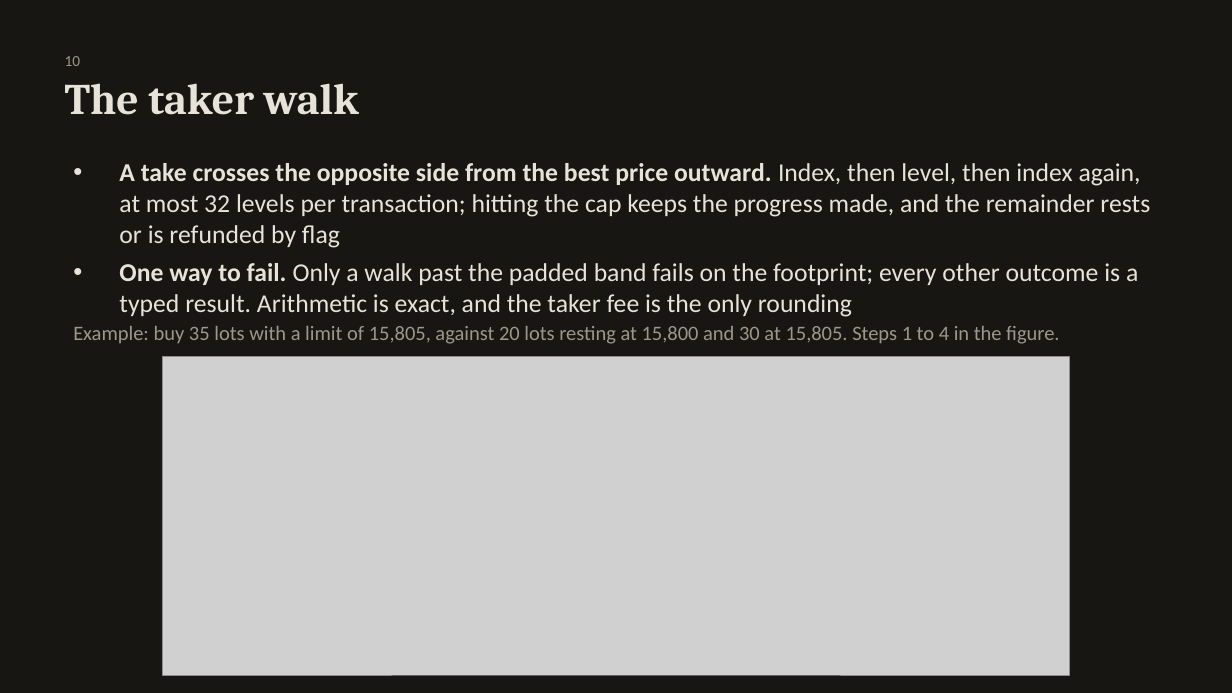
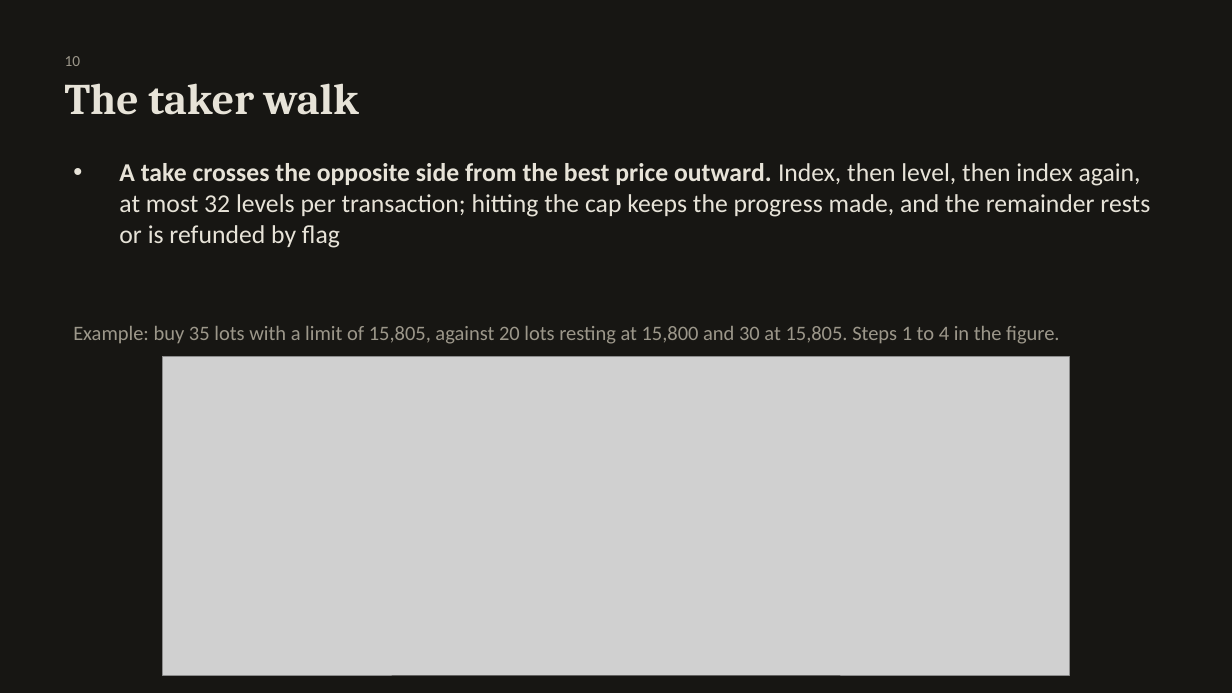
Before and after one commit to tomerweller/pagebook, a slide deck: slide 12 of docs/talk/pagebook-talk.pptx. Drawn at 1232x693 pixels with LibreOffice and Linux fonts; fonts in the diff are those of the drawing; grey boxes stand for pictures. Boxes give left, top, right and bottom in pixels: in the first picture for what was removed or moved away, otherwise in the second. Text is boxed around its words. In the diff, an @@ line names an element or a change of style, - is before the commit and + after.

```diff
--- a/docs/talk/pagebook-talk.pptx
+++ b/docs/talk/pagebook-talk.pptx
@@ text at box(119, 263, 1138, 317): paragraph removed @@
-• One way to fail. Only a walk past the padded band fails on the footprint; every other outcome is a typed result. Arithmetic is exact, and the taker fee is the only rounding
```
Also in this commit, not shown: 1 other file.
